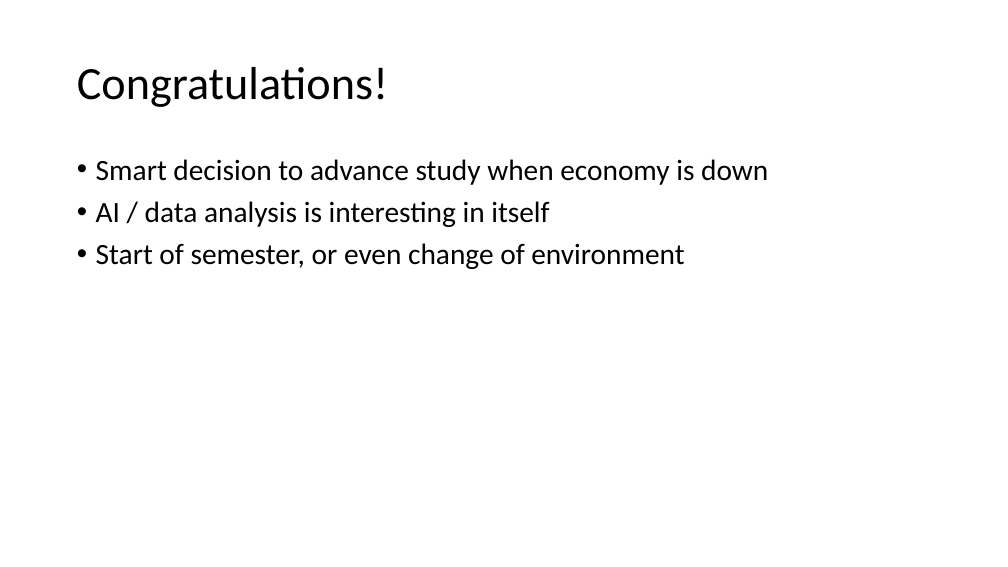
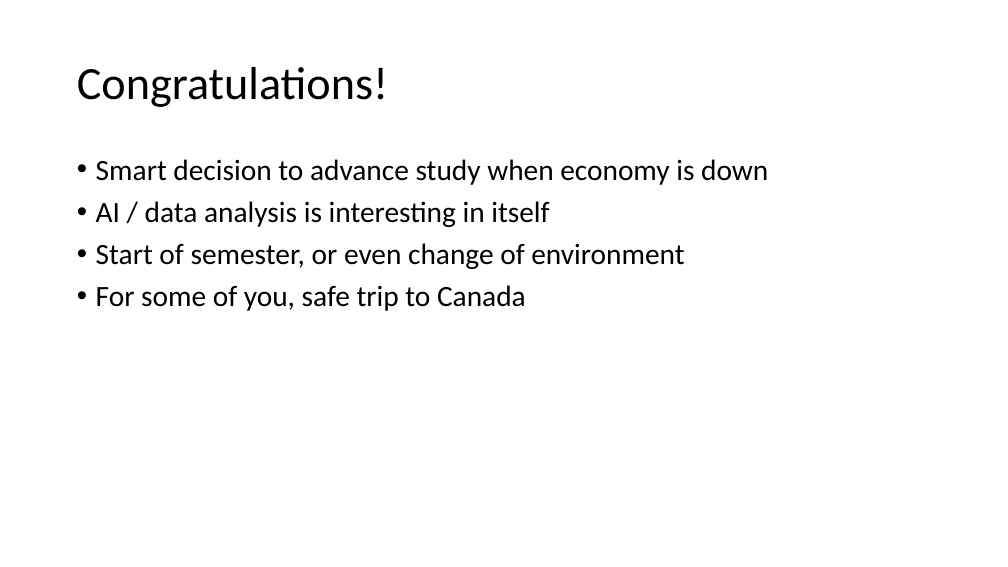
Before and after one commit to senine/workshop, a slide deck: slide 32 of Intro.pptx (slide 31 before the commit). Drawn at 1008x567 pixels with LibreOffice and Linux fonts; fonts in the diff are those of the drawing. Boxes give left, top, right and bottom in pixels: in the first picture for what was removed or moved away, otherwise in the second. Text is boxed around its words. In the diff, an @@ line names an element or a change of style, - is before the commit and + after.

```diff
--- a/Intro.pptx
+++ b/Intro.pptx
@@ text at [96,285,526,311]: paragraph added @@
+• For some of you, safe trip to Canada
```
Also in this commit, not shown: 3 other slides changed, 1 slide added, 3 other files.
